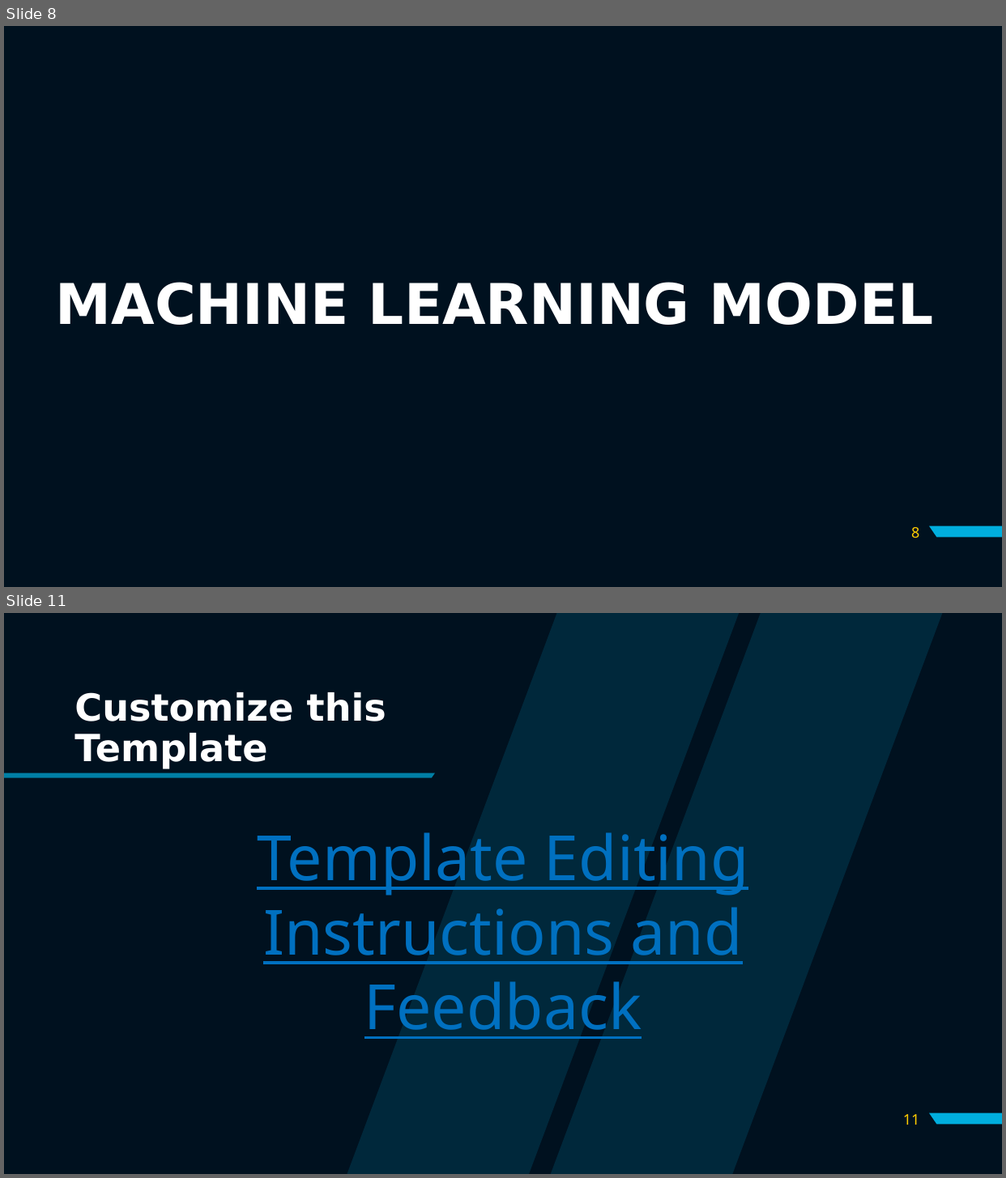
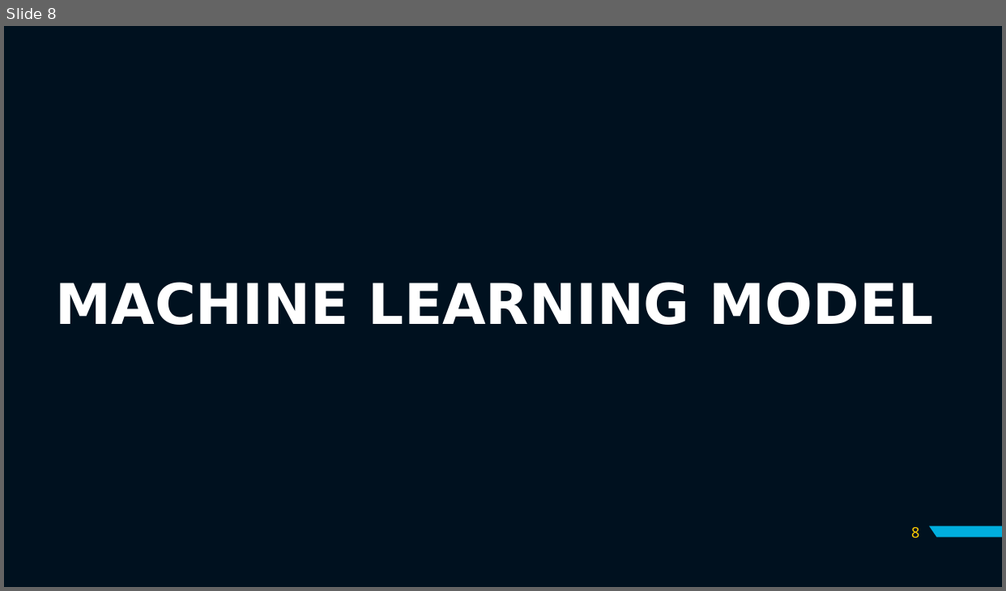
Before and after one commit to x-conx/Purwadhika_Projct_Finale, a slide deck: Credit Card Opening Prediction.pptx. Shown one above the other, each under a label of ours: slides 8 and 11 before the commit, slide 8 after it; the slides between them are not shown. The pictures are 1006x1178 and 1006x591 pixels, drawn with LibreOffice and Linux fonts; fonts in the diff are those of the drawing; background and template pictures are left out. Boxes give left, top, right and bottom in pixels: in the first picture for what was removed or moved away, otherwise in the second. Text is boxed around its words. In the diff, an @@ line names an element or a change of style, - is before the commit and + after.

```diff
--- a/Credit Card Opening Prediction.pptx
+++ b/Credit Card Opening Prediction.pptx
@@ slide 11 removed at bbox=[4, 613, 1002, 1174], background #00111F; not listed: 1 template element that a slide beside it also shows @@
@@ freeform shape removed at bbox=[346, 613, 943, 1174] @@
@@ title removed at bbox=[74, 692, 386, 769] @@
-Customize this Template
@@ freeform shape removed at bbox=[4, 773, 435, 778] @@
@@ text removed at bbox=[257, 833, 749, 1039] @@
-Template Editing Instructions and Feedback
@@ page number removed at bbox=[903, 1114, 920, 1125] @@
-11
```
Also in this commit, not shown: 4 slides changed, 7 slides added.
